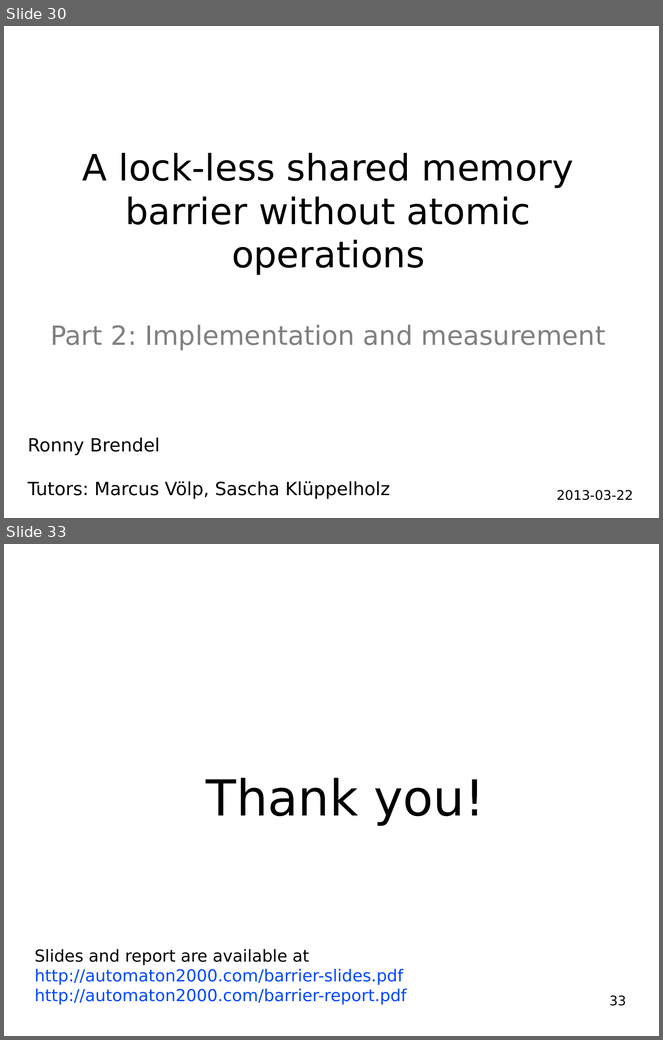
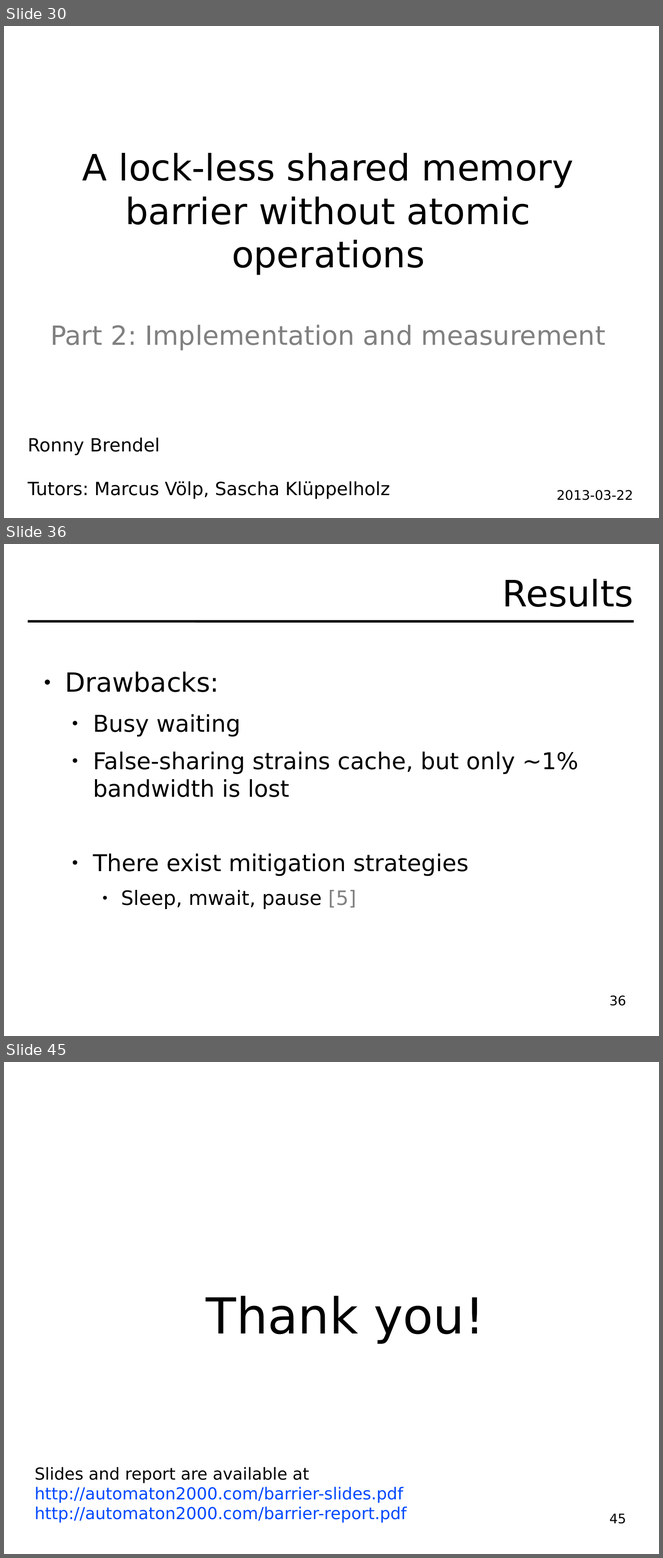
Before and after one commit to hydroo/minor-thesis-barriers, a slide deck: presentation/slides.odp. Shown one above the other, each under a label of ours: slides 30 and 33 before the commit, slides 30, 36 and 45 after it; the slides between them are not shown. The pictures are 663x1040 and 663x1558 pixels, drawn with LibreOffice and Linux fonts; fonts in the diff are those of the drawing. Boxes give left, top, right and bottom in pixels: in the first picture for what was removed or moved away, otherwise in the second. Text is boxed around its words. In the diff, an @@ line names an element or a change of style, - is before the commit and + after.

```diff
--- a/presentation/slides.odp
+++ b/presentation/slides.odp
@@ slide 36 added at (4, 544, 659, 1036), background #FFFFFF @@
@@ title added at (503, 579, 634, 607), 44 pt, text #000000 @@
+Results
@@ line added from (28, 621) to (634, 621), #000000 2.89 pt @@
@@ text added at (65, 671, 579, 909), 28 pt, text #000000 @@
+● Drawbacks:
+  ● Busy waiting
+  ● False-sharing strains cache, but only ~1% bandwidth is lost
+  ● There exist mitigation strategies
+    ● Sleep, mwait, pause [5]
@@ page number added at (610, 995, 626, 1006), 16 pt, text #000000 @@
+36
@@ what was slide 33 is now slide 45 @@
@@ page number at (610, 1513, 626, 1524): text changed @@
-33
+45
```
Also in this commit, not shown: 3 slides changed, 11 other slides added, 3 other files.
